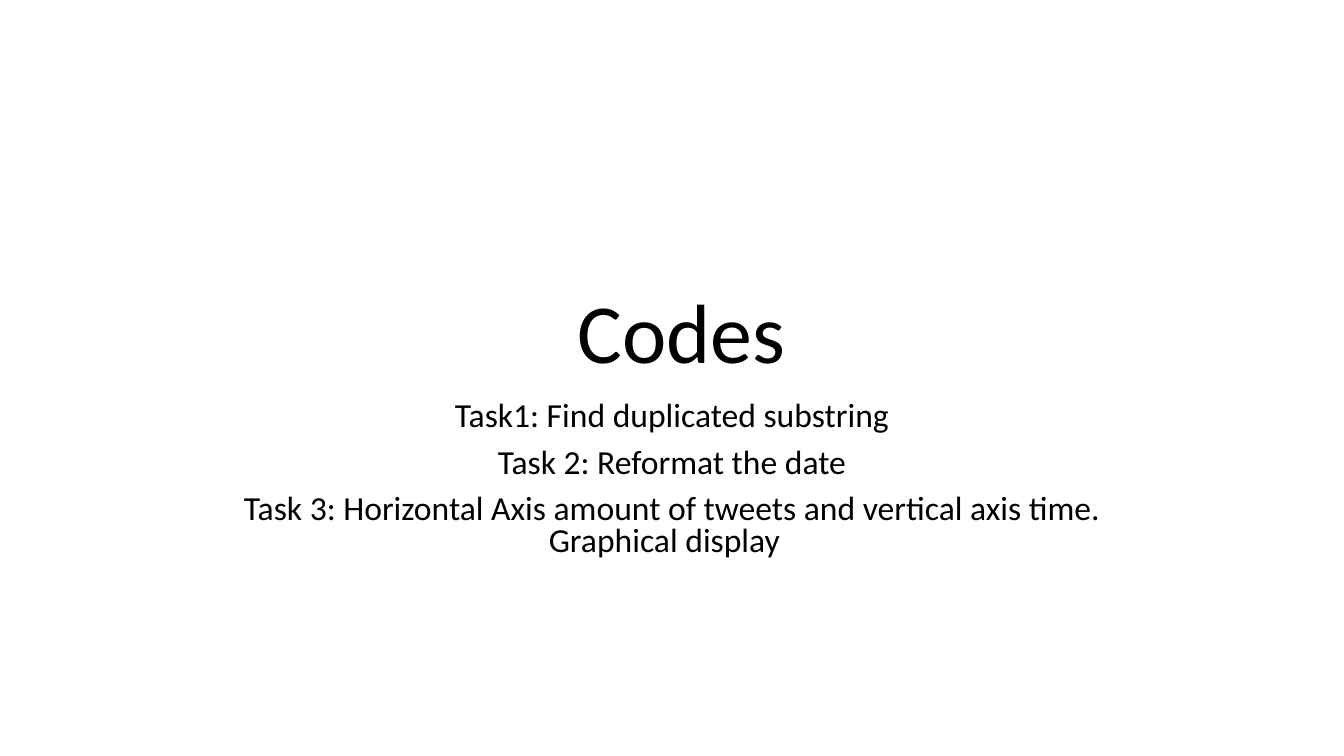
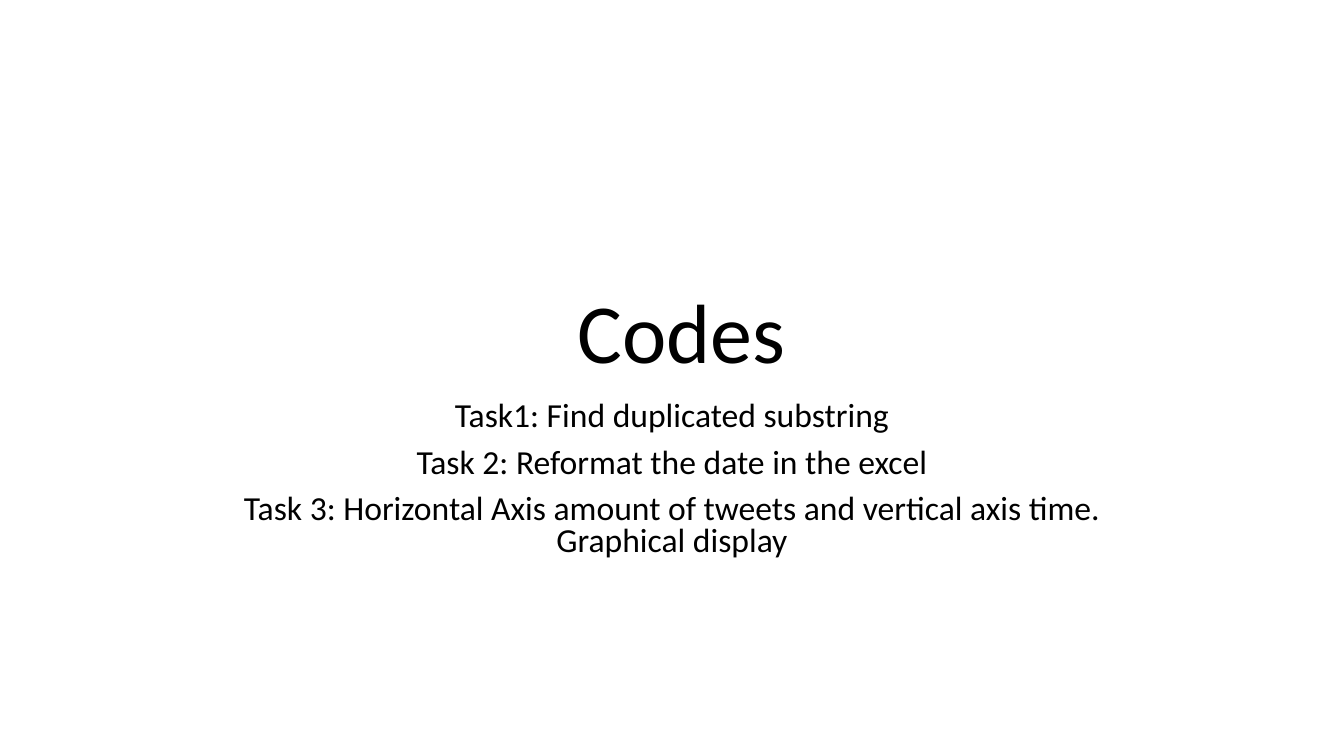
Before and after one commit to shangeri/Software-Engineering-7-610-1.00, a slide deck: slide 2 of Software Engineering Presentation V1.pptx. Drawn at 1344x756 pixels with LibreOffice and Linux fonts; fonts in the diff are those of the drawing. Boxes give left, top, right and bottom in pixels: in the first picture for what was removed or moved away, otherwise in the second. Text is boxed around its words. In the diff, an @@ line names an element or a change of style, - is before the commit and + after.

Commit message:
Edited Second Slide

```diff
--- a/Software Engineering Presentation V1.pptx
+++ b/Software Engineering Presentation V1.pptx
@@ subtitle at (x1=417, y1=450, x2=927, y2=475): text changed @@
-Task 2: Reformat the date
+Task 2: Reformat the date in the excel
```
